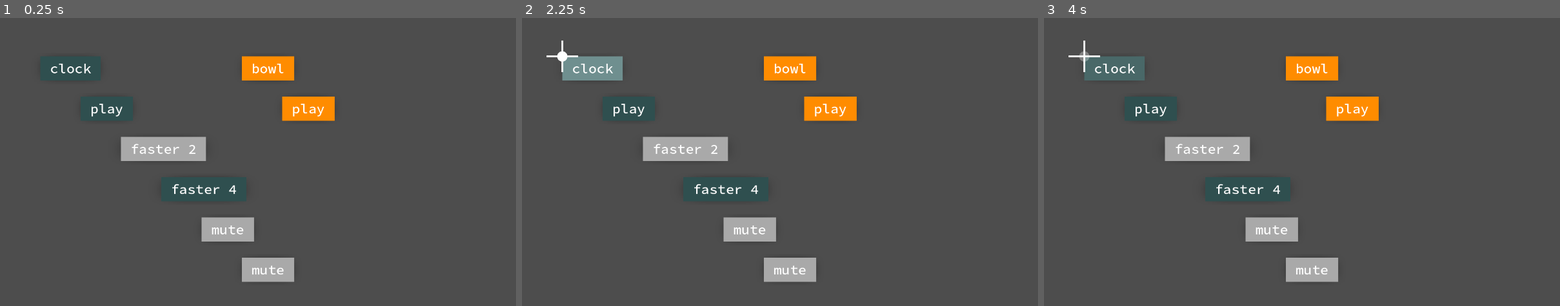
Above: before the commit, frames 1-3 (left to right).
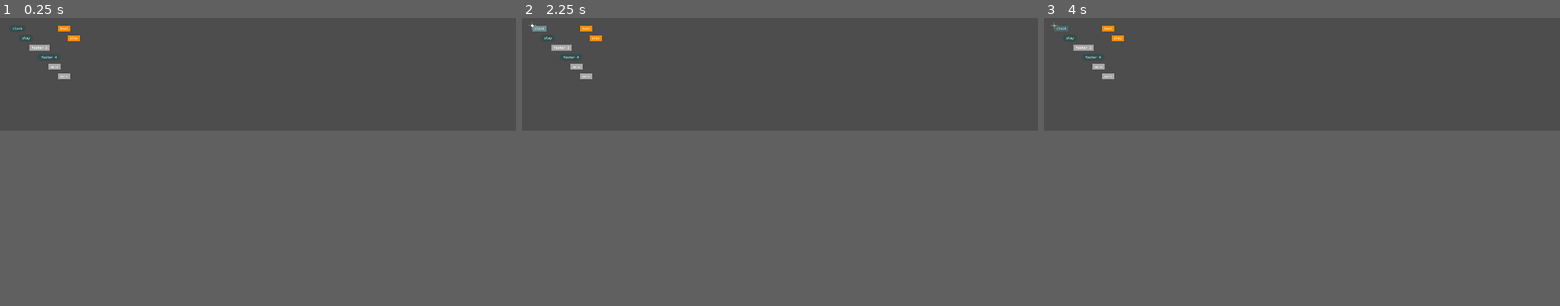
Above: after the commit, the same moments.

Repository: cappelnord/life-codes-interaction
Game: Godot game, scene res://interaction_test_bench.tscn
Same seed, same stepped clock (60 frames per second), same inputs: the game is played once before the commit and once after it.
Inputs (mouse positions are in pixels of both pictures, inside the frame that each line leads up to):
- Up to frame 1 (0.25 s): no input
- Up to frame 2 (2.25 s): tap Enter at 0.5, 2 s; move the mouse to (893, 147) at 0.52 s; tap M (toggle_mouse_cursor) at 0.6, 1.35, 2.1 s; click (893, 147) at 0.67 s; tap Space at 1.25 s; move the mouse to (754, 162) at 1.27 s; click (754, 162) at 1.42 s; move the mouse to (831, 98) at 2.02 s; click (831, 98) at 2.17 s
- Up to frame 3 (4 s): tap Space at 2.75 s; move the mouse to (1296, 164) at 2.77 s; tap M (toggle_mouse_cursor) at 2.85, 3.6 s; click (1296, 164) at 2.92 s; tap Enter at 3.5 s; move the mouse to (1456, 205) at 3.52 s; click (1456, 205) at 3.67 s
The window is 800x450 before the commit and 800x178 after it. Grey fills any space a smaller window leaves; there, only what the larger window draws over its background counts as a difference.

The runs differ from the first frame. In frame 1, 8.2% of the frame differs, in the area x 2-65%, y 2-92%; in frame 2, 8.4%, in the area x 1-65%, y 1-92%; in frame 3, 8.4%.

Commit message:
render everything into a subviewport to check for high resolution

Diff:
--- a/interaction_test_bench.tscn
+++ b/interaction_test_bench.tscn
@@ -1,7 +1,26 @@
-[gd_scene load_steps=2 format=3 uid="uid://va4wuo30obpa"]
+[gd_scene load_steps=4 format=3 uid="uid://va4wuo30obpa"]
 
 [ext_resource type="PackedScene" uid="uid://dhgams4dad5a2" path="res://interaction/interaction_root.tscn" id="1_hd1ur"]
+[ext_resource type="Script" path="res://test_bench/input_forward_sub_viewport.gd" id="1_oudhp"]
+
+[sub_resource type="ViewportTexture" id="ViewportTexture_0mt2a"]
+viewport_path = NodePath("SubViewportContainer/RenderViewport")
 
 [node name="InteractionTestBench" type="Node2D"]
 
-[node name="InteractionRoot" parent="." instance=ExtResource("1_hd1ur")]
+[node name="SubViewportContainer" type="SubViewportContainer" parent="."]
+offset_right = 40.0
+offset_bottom = 40.0
+script = ExtResource("1_oudhp")
+
+[node name="RenderViewport" type="SubViewport" parent="SubViewportContainer"]
+disable_3d = true
+size = Vector2i(5380, 1200)
+render_target_update_mode = 4
+
+[node name="InteractionRoot" parent="SubViewportContainer/RenderViewport" instance=ExtResource("1_hd1ur")]
+
+[node name="RenderDisplay" type="Sprite2D" parent="."]
+position = Vector2(1345, 300)
+scale = Vector2(0.5, 0.5)
+texture = SubResource("ViewportTexture_0mt2a")
--- a/project.godot
+++ b/project.godot
@@ -17,8 +17,9 @@
 
 [display]
 
-window/size/viewport_width=1280
-window/size/viewport_height=720
+window/size/viewport_width=2690
+window/size/viewport_height=600
+window/stretch/mode="canvas_items"
 
 [input]
 
--- /dev/null
+++ b/test_bench/input_forward_sub_viewport.gd
@@ -0,0 +1,6 @@
+extends SubViewportContainer
+
+@onready var _viewport = $"RenderViewport"
+
+func _unhandled_input(event):
+	_viewport.push_unhandled_input(event)
